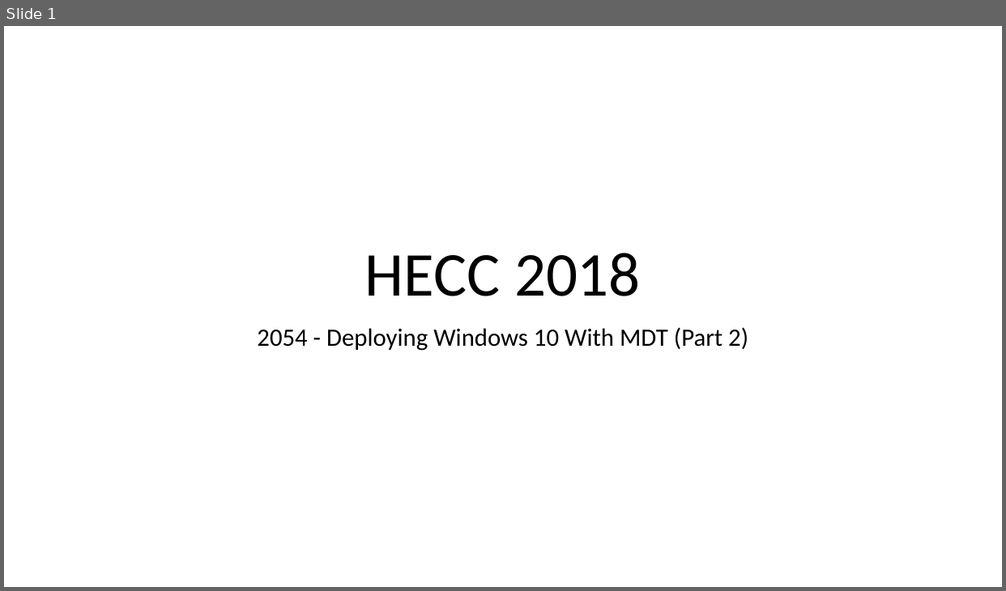
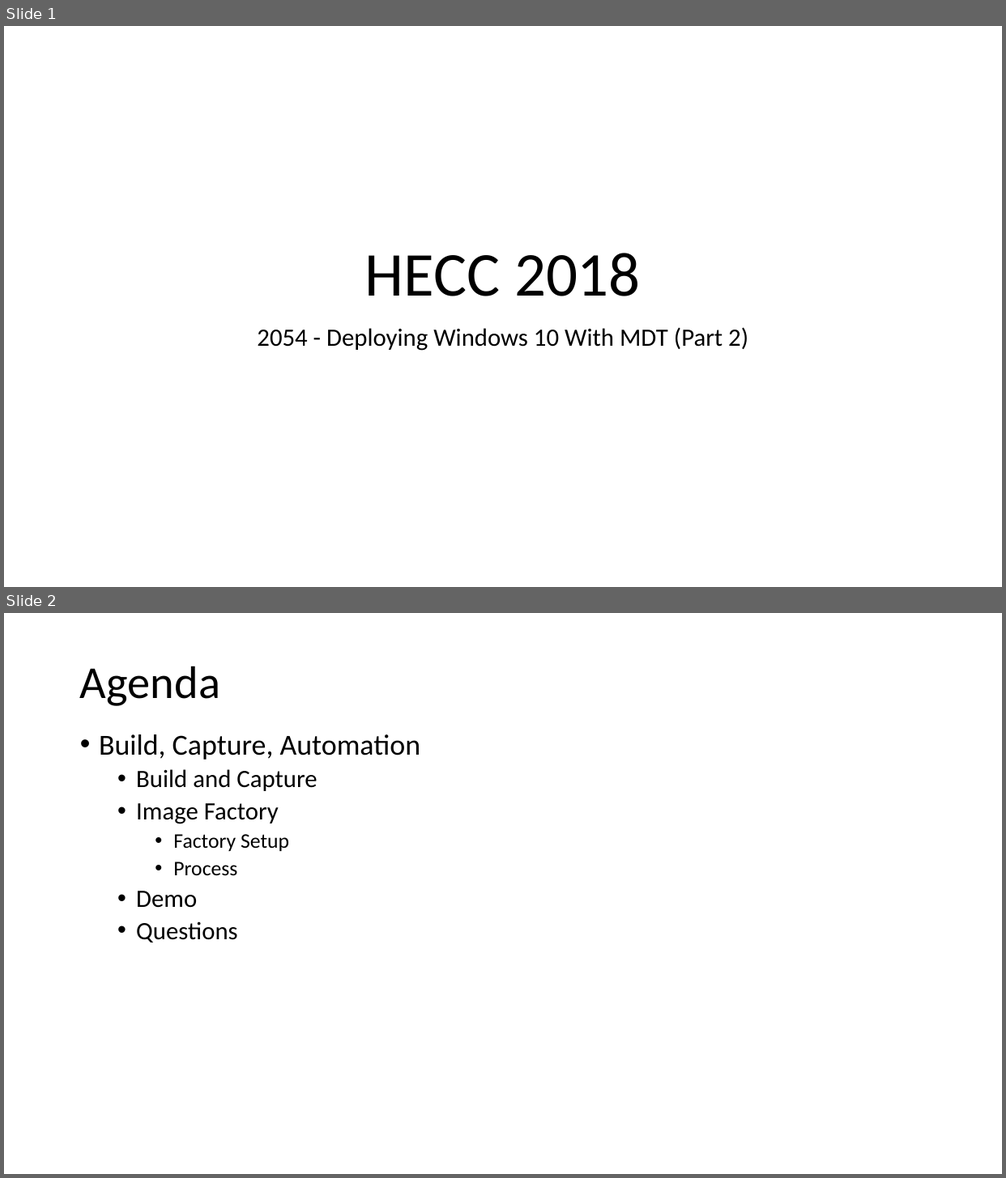
Before and after one commit to fydexx/HECC-2018, a slide deck: Part_02/Section01.pptx. Shown one above the other, each under a label of ours: slide 1 before the commit, slides 1 and 2 after it. The pictures are 1006x591 and 1006x1178 pixels, drawn with LibreOffice and Linux fonts; fonts in the diff are those of the drawing. Boxes give left, top, right and bottom in pixels: in the first picture for what was removed or moved away, otherwise in the second. Text is boxed around its words. In the diff, an @@ line names an element or a change of style, - is before the commit and + after.

```diff
--- a/Part_02/Section01.pptx
+++ b/Part_02/Section01.pptx
@@ slide 2 added at [4,613,1002,1174], background #FFFFFF @@
@@ title added at [80,666,220,706], 44 pt, text #000000 @@
+Agenda
@@ text added at [99,735,421,943], 24 pt, text #000000 @@
+• Build, Capture, Automation
+  • Build and Capture
+  • Image Factory
+    • Factory Setup
+    • Process
+  • Demo
+  • Questions
```
Also in this commit, not shown: 3 other slides added.
